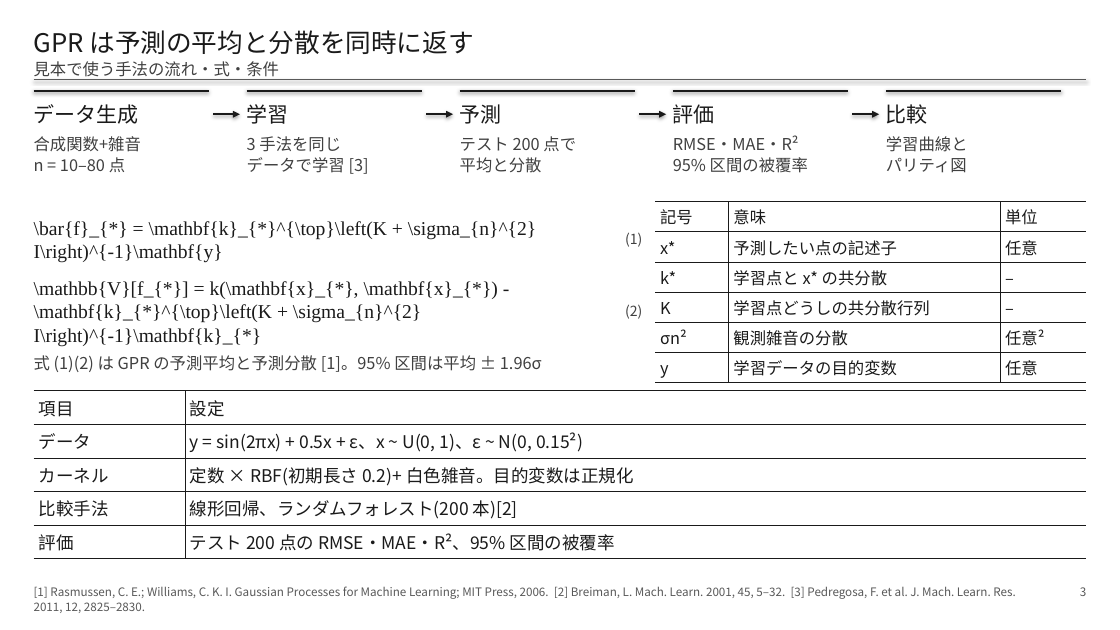
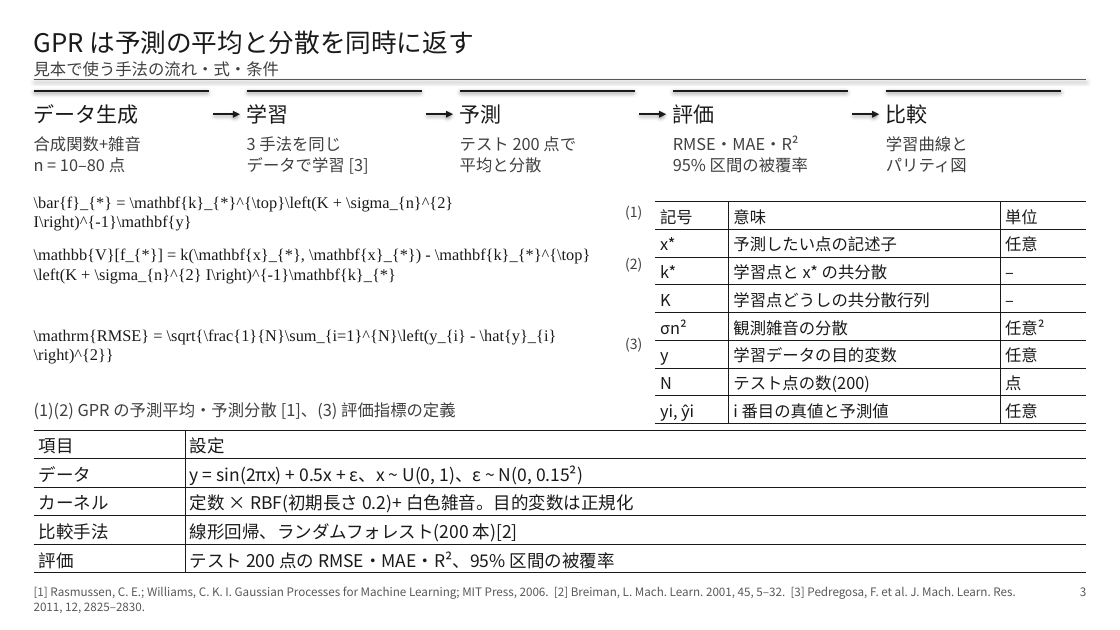
Before and after one commit to shuccii/research-slide-design, a slide deck: slide 3 of examples/out/sample_16x9.pptx. Drawn at 1120x630 pixels with LibreOffice and Linux fonts; fonts in the diff are those of the drawing. Boxes give left, top, right and bottom in pixels: in the first picture for what was removed or moved away, otherwise in the second. Text is boxed around its words. In the diff, an @@ line names an element or a change of style, - is before the commit and + after.

```diff
--- a/examples/out/sample_16x9.pptx
+++ b/examples/out/sample_16x9.pptx
@@ text "\bar{f}_{*} = \mathbf{k}_{*}^{\top}\left(K + \sigma_{n}^{2} ..." moved from (x1=34, y1=221, x2=536, y2=263) to (x1=34, y1=196, x2=453, y2=231) @@
@@ text "\bar{f}_{*} = \mathbf{k}_{*}^{\top}\left(K + \sigma_{n}^{2} ..." at (x1=34, y1=196, x2=453, y2=231): size 16.8 to 14 pt @@
@@ text "(1)" moved from (x1=625, y1=232, x2=642, y2=247) to (x1=625, y1=205, x2=642, y2=220) @@
@@ table at (x1=655, y1=202, x2=1086, y2=425) @@
+row 7: N | テスト点の数(200) | 点
+row 8: yi, ŷi | i 番目の真値と予測値 | 任意
@@ text "\mathbb{V}[f_{*}] = k(\mathbf{x}_{*}, \mathbf{x}_{*}) - ..." at (x1=34, y1=248, x2=591, y2=284): size 16.8 to 14 pt @@
@@ text "\mathbb{V}[f_{*}] = k(\mathbf{x}_{*}, \mathbf{x}_{*}) - ..." moved from (x1=34, y1=281, x2=498, y2=347) to (x1=34, y1=248, x2=591, y2=284) @@
@@ text "(2)" moved from (x1=625, y1=304, x2=642, y2=319) to (x1=625, y1=257, x2=642, y2=272) @@
@@ text "\mathrm{RMSE} = \sqrt{\frac{1}{N}\sum_{i=1}^{N}\left(y_{i} - ..." at (x1=34, y1=329, x2=557, y2=364): vertical alignment top to middle @@
@@ text at (x1=34, y1=329, x2=557, y2=364): text changed; font Noto Sans CJK JP to Times New Roman; text colour #404040 to #1A1A1A @@
-式 (1)(2) は GPR の予測平均と予測分散 [1]。95% 区間は平均 ± 1.96σ
+\mathrm{RMSE} = \sqrt{\frac{1}{N}\sum_{i=1}^{N}\left(y_{i} - \hat{y}_{i}\right)^{2}}
@@ text added at (x1=625, y1=337, x2=642, y2=352), 12 pt, text #404040 @@
+(3)
@@ text added at (x1=34, y1=402, x2=455, y2=419), 14 pt, text #404040 @@
+(1)(2) GPR の予測平均・予測分散 [1]、(3) 評価指標の定義
@@ table resized from (x1=34, y1=391, x2=1086, y2=559) to (x1=34, y1=430, x2=1086, y2=573) @@
```
Also in this commit, not shown: 1 other slide changed, 12 other files.
